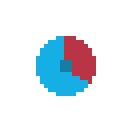
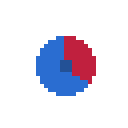
Before/after of a 128px x 128px layered artwork. What changed in the layer stack:
painted on "Layer 5" over (x1=36, y1=36, x2=96, y2=96)
